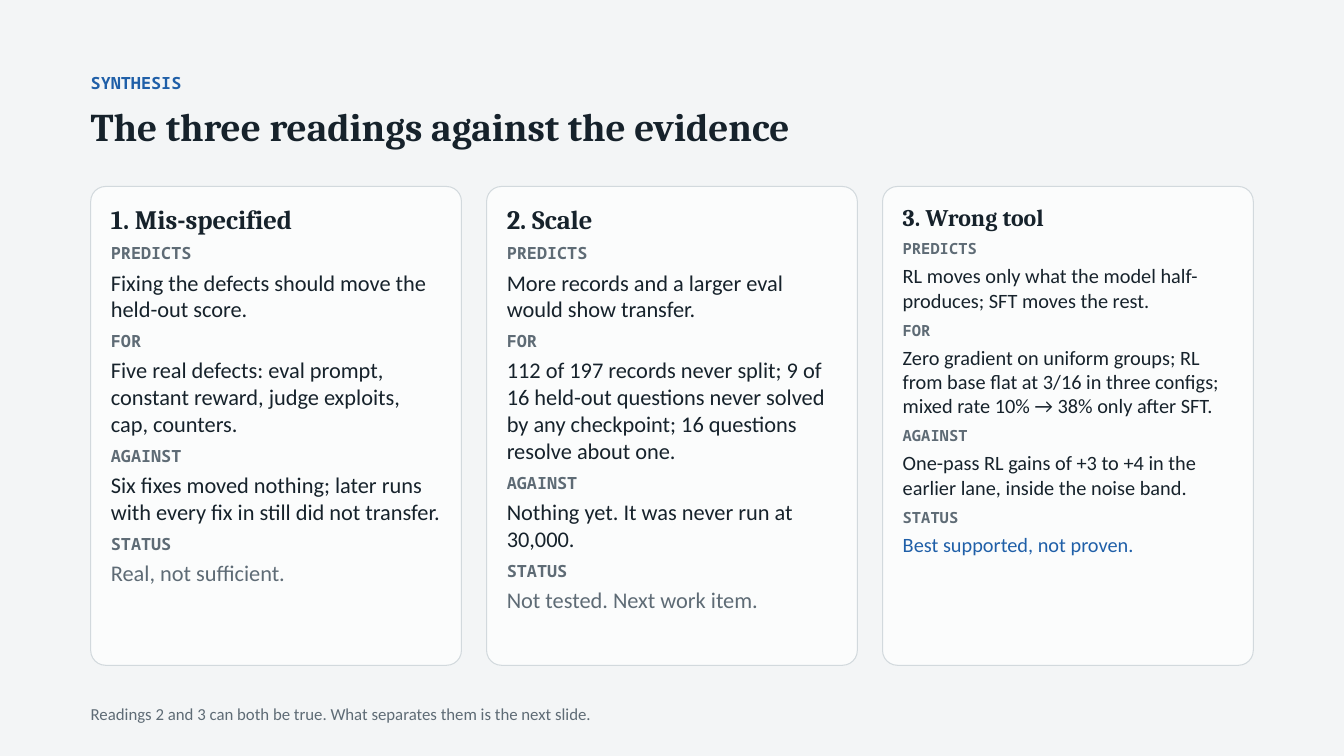
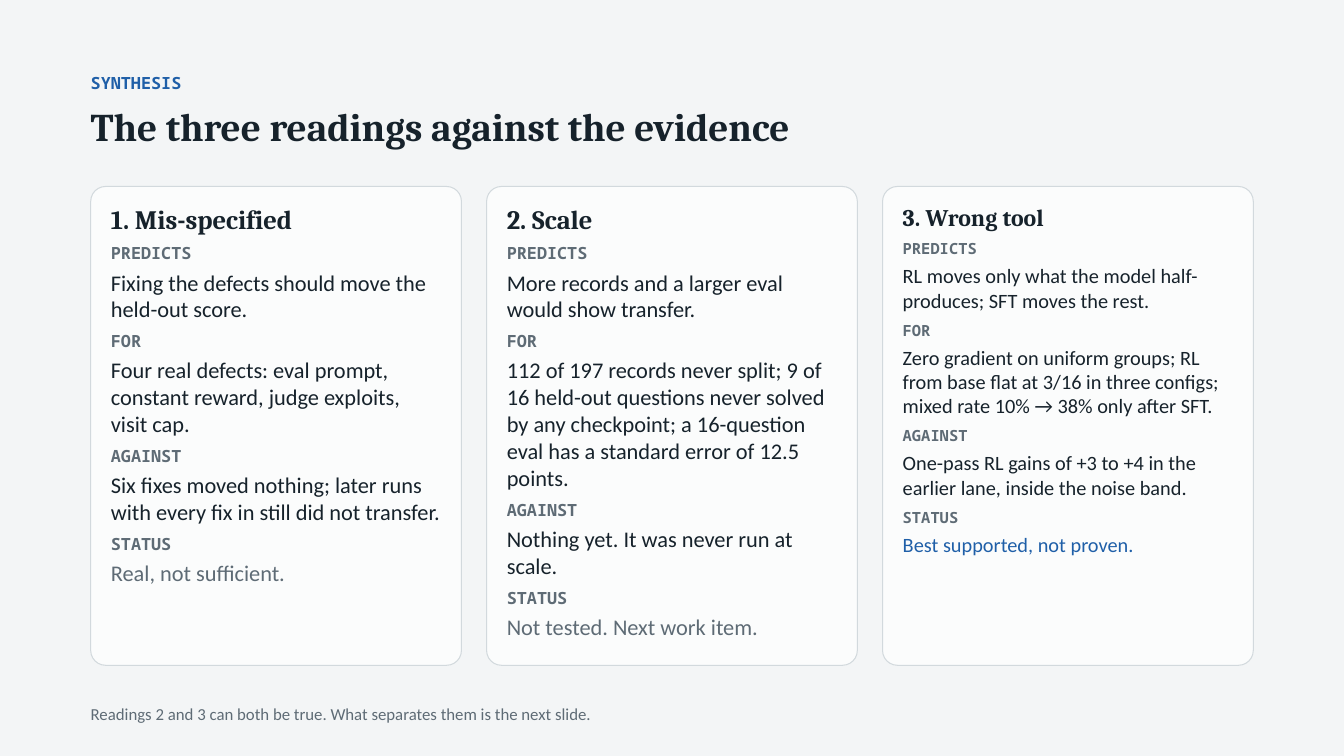
Before and after one commit to thistleknot/rl_v2_share, a slide deck: slide 28 of docs/RL_V2_rl.pptx. Drawn at 1344x756 pixels with LibreOffice and Linux fonts; fonts in the diff are those of the drawing. Boxes give left, top, right and bottom in pixels: in the first picture for what was removed or moved away, otherwise in the second. Text is boxed around its words. In the diff, an @@ line names an element or a change of style, - is before the commit and + after.

```diff
--- a/docs/RL_V2_rl.pptx
+++ b/docs/RL_V2_rl.pptx
@@ text at (111,362,400,436): text changed @@
-Five real defects: eval prompt, constant reward, judge exploits, cap, counters.
+Four real defects: eval prompt, constant reward, judge exploits, visit cap.
@@ text at (507,362,824,490): text changed @@
-112 of 197 records never split; 9 of 16 held-out questions never solved by any checkpoint; 16 questions resolve about one.
+112 of 197 records never split; 9 of 16 held-out questions never solved by any checkpoint; a 16-question eval has a standard error of 12.5 points.
@@ text at (507,531,793,574): text changed @@
-Nothing yet. It was never run at 30,000.
+Nothing yet. It was never run at scale.
```
Also in this commit, not shown: 9 other slides changed.
